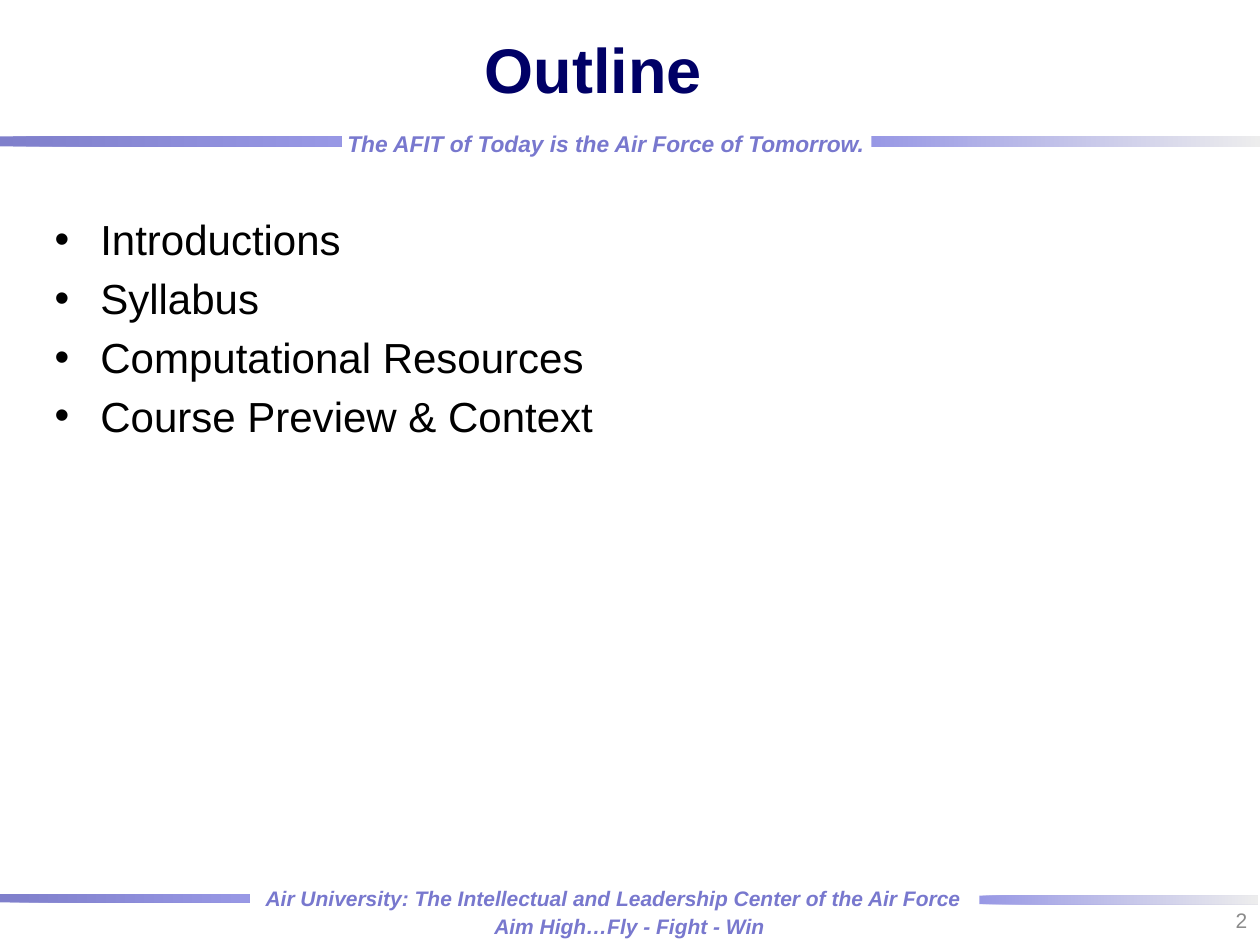
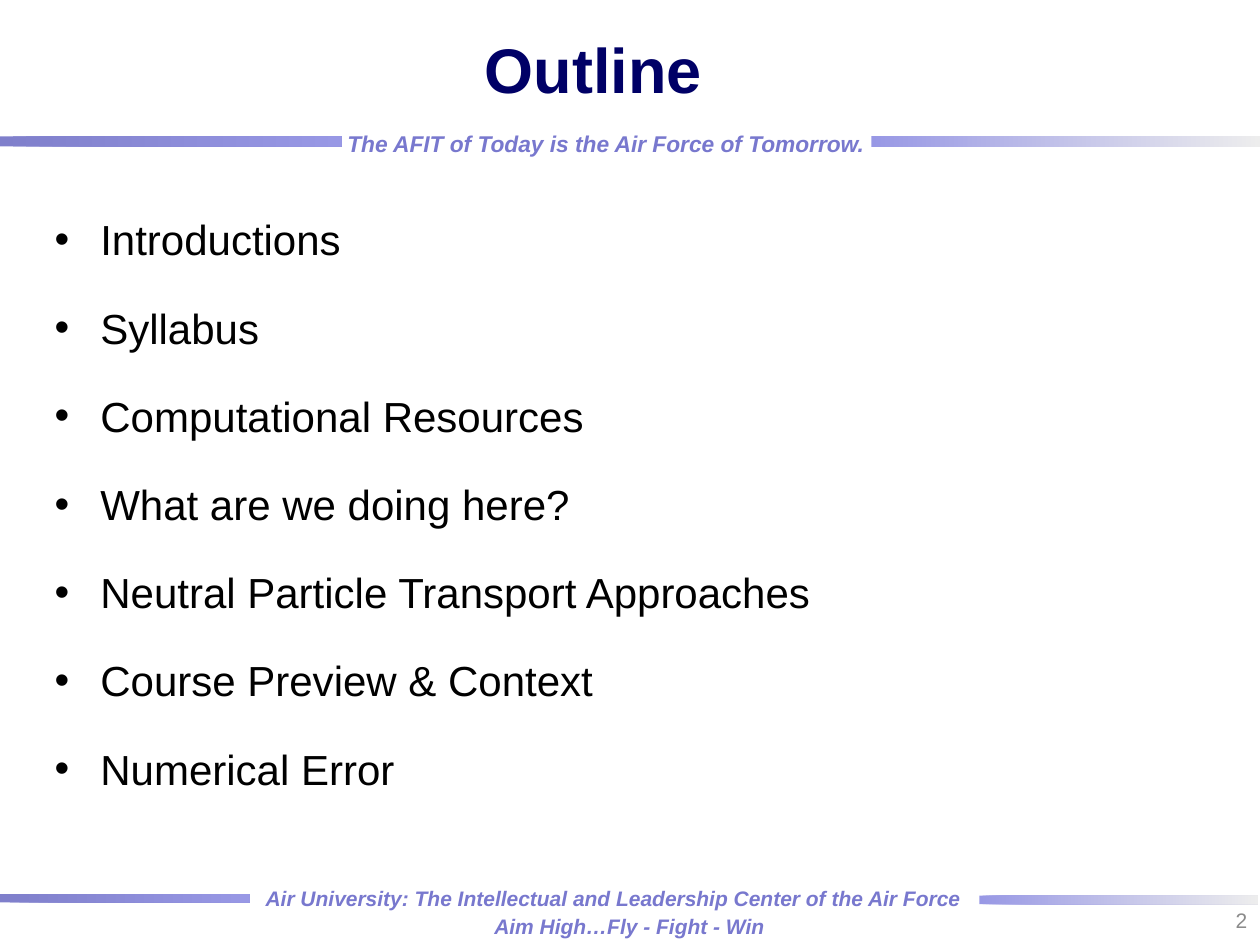
Before and after one commit to dabotop2/NENG685, a slide deck: slide 2 of 01_Intro/01-1_Intro.pptx. Drawn at 1260x945 pixels with LibreOffice and Linux fonts; fonts in the diff are those of the drawing; background and template pictures are left out. Boxes give left, top, right and bottom in pixels: in the first picture for what was removed or moved away, otherwise in the second. Text is boxed around its words. In the diff, an @@ line names an element or a change of style, - is before the commit and + after.

```diff
--- a/01_Intro/01-1_Intro.pptx
+++ b/01_Intro/01-1_Intro.pptx
@@ text at [100,489,810,617]: paragraphs added @@
+• What are we doing here?
+• Neutral Particle Transport Approaches
@@ text at [100,754,394,786]: paragraph added @@
+• Numerical Error
```
Also in this commit, not shown: 2 other slides changed, 6 slides added, 2 other files.
